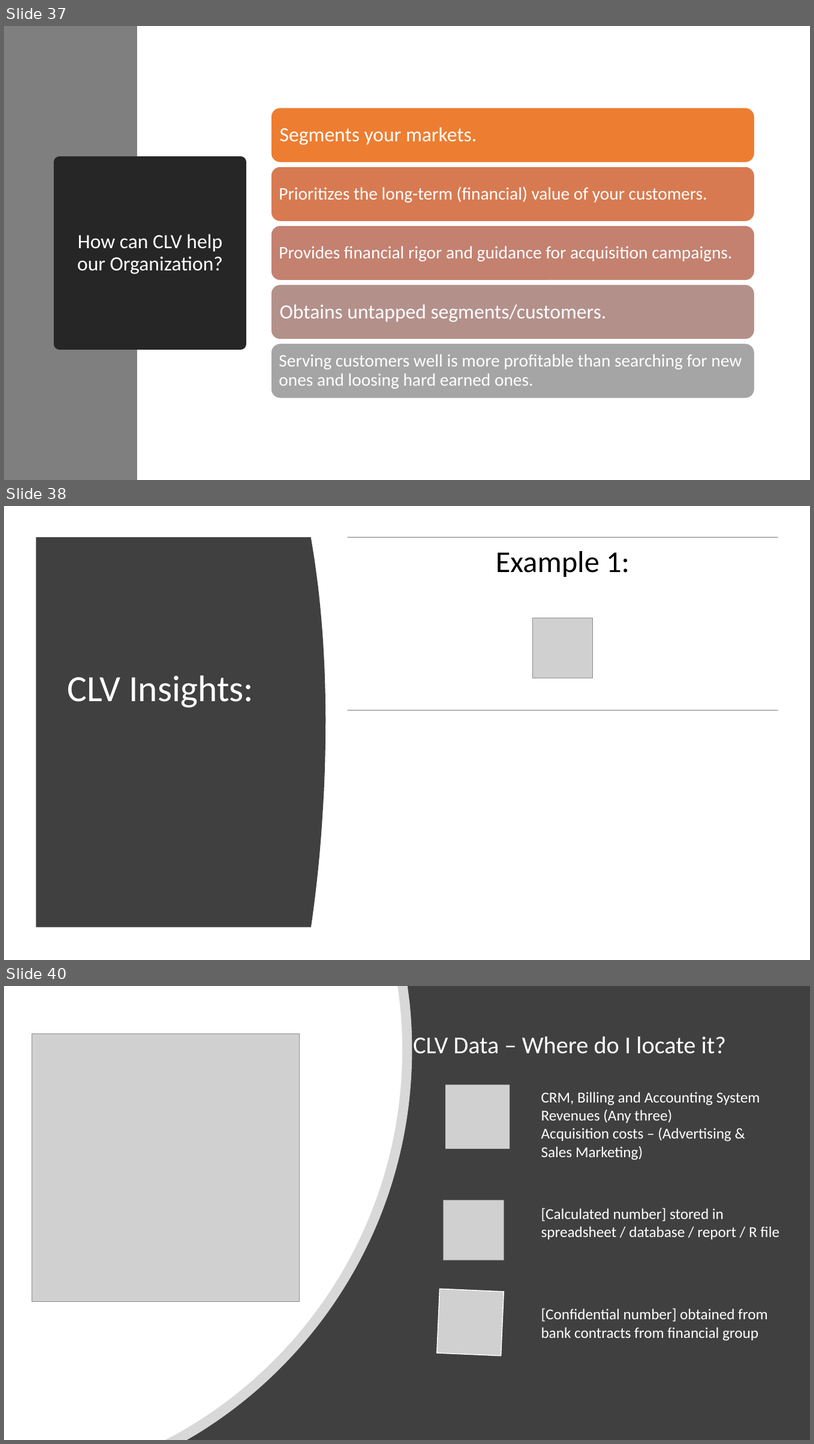
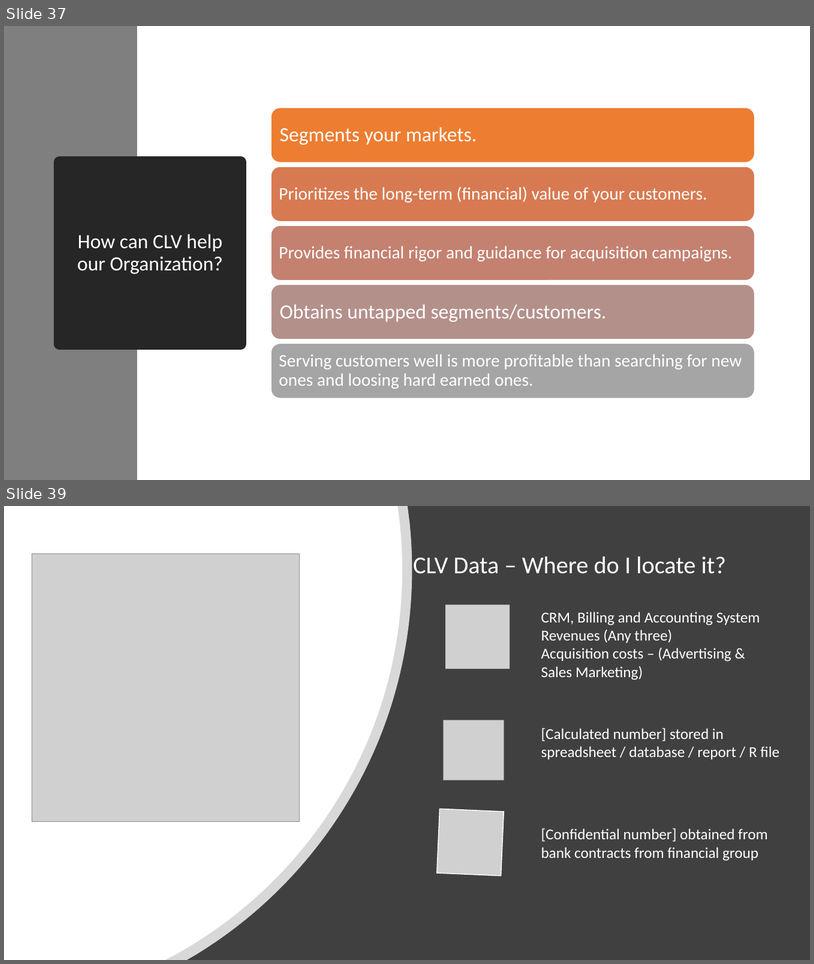
Before and after one commit to jayroy1/Nashville_Analytics_Summit, a slide deck: Introduction to Customer Analytics _8_9.pptx. Shown one above the other, each under a label of ours: slides 37, 38 and 40 before the commit, slides 37 and 39 after it; the slides between them are not shown. The pictures are 814x1444 and 814x964 pixels, drawn with LibreOffice and Linux fonts; fonts in the diff are those of the drawing; grey boxes stand for pictures. Boxes give left, top, right and bottom in pixels: in the first picture for what was removed or moved away, otherwise in the second. Text is boxed around its words. In the diff, an @@ line names an element or a change of style, - is before the commit and + after.

```diff
--- a/Introduction to Customer Analytics _8_9.pptx
+++ b/Introduction to Customer Analytics _8_9.pptx
@@ slide 38 removed at [4, 506, 810, 960], background #FFFFFF @@
@@ freeform shape removed at [36, 537, 326, 927] @@
@@ line removed from (348, 537) to (779, 537) @@
@@ text removed at [496, 551, 630, 577] @@
-Example 1:
@@ picture removed at [533, 618, 593, 678] @@
@@ title removed at [67, 675, 254, 708] @@
-CLV Insights:
@@ line removed from (348, 710) to (779, 710) @@
@@ what was slide 40 is now slide 39 @@
```
Also in this commit, not shown: 1 slide changed, 1 other slide removed.
